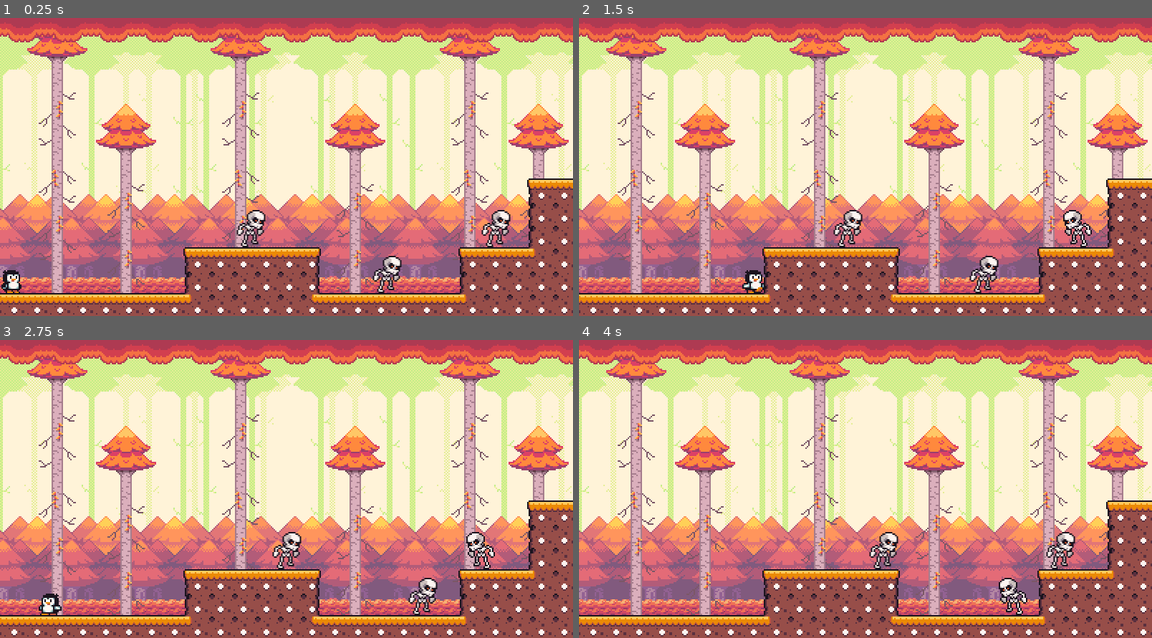
Above: before the commit, frames 1-4 (two rows, left to right).
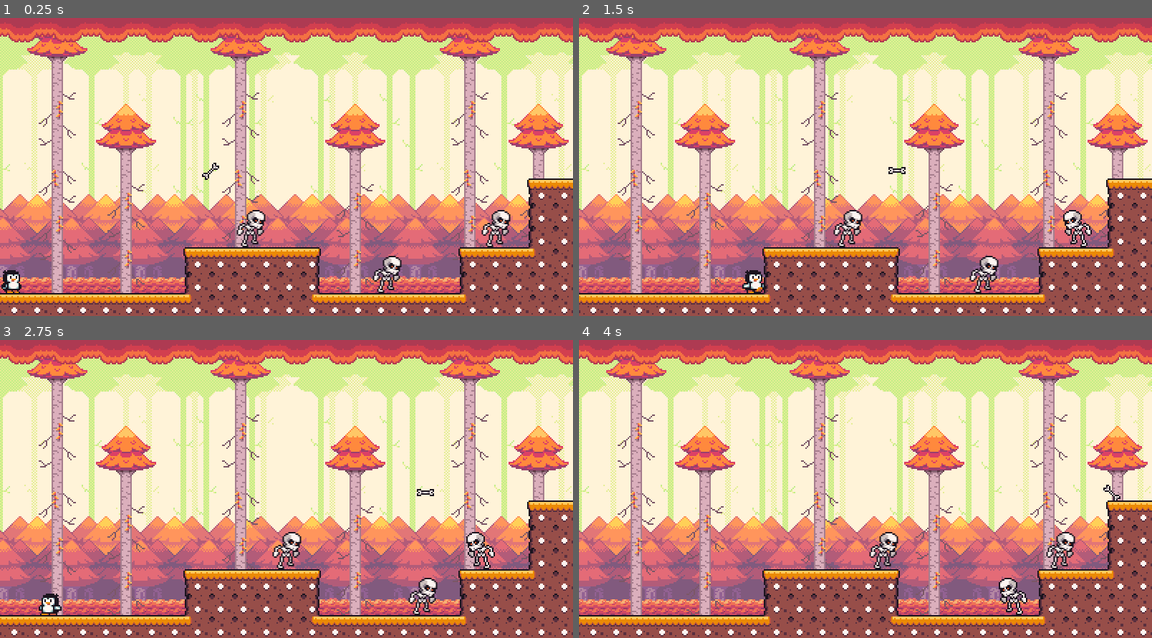
Above: after the commit, the same moments.

Repository: len-on/primeiro-projeto
Game: Godot game, scene res://scene/forest.tscn
Two runs of this game, one before a commit and one after it. Both use one fixed random seed, a clock stepped at 60 frames per second and the inputs below.
Inputs:
- Up to frame 1 (0.25 s): no input
- Up to frame 2 (1.5 s): hold Right (ui_right) from 0.53 s (still down)
- Up to frame 3 (2.75 s): release Right (ui_right) at 2.03 s; hold Left (ui_left) from 2.03 s (still down)
- Up to frame 4 (4 s): release Left (ui_left) at 2.78 s; hold Right (ui_right) from 2.78 s (still down)

The runs differ from the first frame. In frame 1, less than 0.1% of the frame differs, in the area x 35-39%, y 48-55%; in frame 2, less than 0.1%; in frame 3, less than 0.1%; in frame 4, less than 0.1%.

Commit message:
feat: Added projectile entity with movement.

Diff:
--- /dev/null
+++ b/entities/spinning_bone.tscn
@@ -0,0 +1,54 @@
+[gd_scene load_steps=9 format=3 uid="uid://0ualwmc7fww4"]
+
+[ext_resource type="Texture2D" uid="uid://1the345agmly" path="res://sprites/3 - Skeleton/Spinning_Bone (16 x 16).png" id="1_bkob1"]
+[ext_resource type="Script" uid="uid://dxebx4appwsi8" path="res://scripts/spinning_bone.gd" id="1_njpw1"]
+
+[sub_resource type="CircleShape2D" id="CircleShape2D_njpw1"]
+radius = 4.1231055
+
+[sub_resource type="AtlasTexture" id="AtlasTexture_t80k4"]
+atlas = ExtResource("1_bkob1")
+region = Rect2(0, 0, 16, 16)
+
+[sub_resource type="AtlasTexture" id="AtlasTexture_a64bj"]
+atlas = ExtResource("1_bkob1")
+region = Rect2(16, 0, 16, 16)
+
+[sub_resource type="AtlasTexture" id="AtlasTexture_tjt0v"]
+atlas = ExtResource("1_bkob1")
+region = Rect2(32, 0, 16, 16)
+
+[sub_resource type="AtlasTexture" id="AtlasTexture_ntjs5"]
+atlas = ExtResource("1_bkob1")
+region = Rect2(48, 0, 16, 16)
+
+[sub_resource type="SpriteFrames" id="SpriteFrames_cjyle"]
+animations = [{
+"frames": [{
+"duration": 1.0,
+"texture": SubResource("AtlasTexture_t80k4")
+}, {
+"duration": 1.0,
+"texture": SubResource("AtlasTexture_a64bj")
+}, {
+"duration": 1.0,
+"texture": SubResource("AtlasTexture_tjt0v")
+}, {
+"duration": 1.0,
+"texture": SubResource("AtlasTexture_ntjs5")
+}],
+"loop": true,
+"name": &"default",
+"speed": 10.0
+}]
+
+[node name="SpinningBone" type="Area2D"]
+script = ExtResource("1_njpw1")
+
+[node name="CollisionShape2D" type="CollisionShape2D" parent="."]
+shape = SubResource("CircleShape2D_njpw1")
+
+[node name="AnimatedSprite2D" type="AnimatedSprite2D" parent="."]
+sprite_frames = SubResource("SpriteFrames_cjyle")
+autoplay = "default"
+frame_progress = 0.25910172
--- a/scene/forest.tscn
+++ b/scene/forest.tscn
@@ -14,6 +14,7 @@
 [ext_resource type="Texture2D" uid="uid://djsrid4i0pa82" path="res://sprites/Seasonal Tilesets/2 - Autumn Forest/Background parts/2 - Trees.png" id="7_gwku7"]
 [ext_resource type="Texture2D" uid="uid://bs5ddy5bqsroj" path="res://sprites/Seasonal Tilesets/2 - Autumn Forest/Background parts/1 - Leaf_top.png" id="8_64es3"]
 [ext_resource type="PackedScene" uid="uid://bcxngadkttf53" path="res://entities/level_end.tscn" id="13_kmspj"]
+[ext_resource type="PackedScene" uid="uid://0ualwmc7fww4" path="res://entities/spinning_bone.tscn" id="15_boiax"]
 
 [sub_resource type="TileSetAtlasSource" id="TileSetAtlasSource_kmspj"]
 texture = ExtResource("4_gwku7")
@@ -214,4 +215,7 @@
 [node name="Skeleton3" parent="." instance=ExtResource("5_ja8kk")]
 position = Vector2(343, 143)
 
+[node name="SpinningBone" parent="." instance=ExtResource("15_boiax")]
+position = Vector2(132, 107)
+
 [editable path="LevelEnd"]
--- /dev/null
+++ b/scripts/spinning_bone.gd
@@ -0,0 +1,8 @@
+extends Area2D
+
+var speed = 60
+var direction = 1
+
+# Called every frame. 'delta' is the elapsed time since the previous frame.
+func _process(delta: float) -> void:
+	position.x += speed * delta * direction
Not shown: 1 places in scene/forest.tscn that only renumber resources
Not shown, added: scripts/spinning_bone.gd.uid
